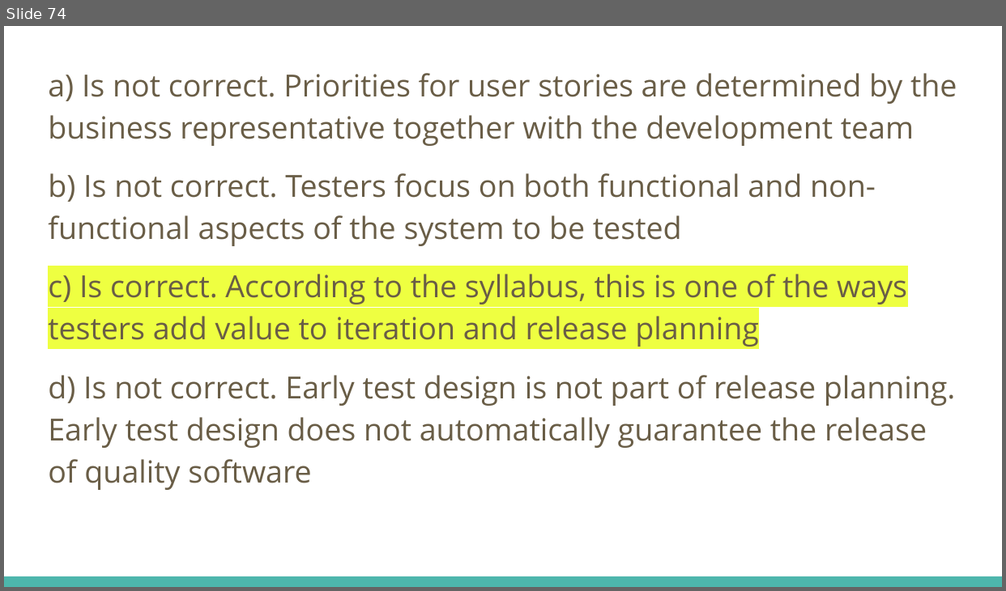
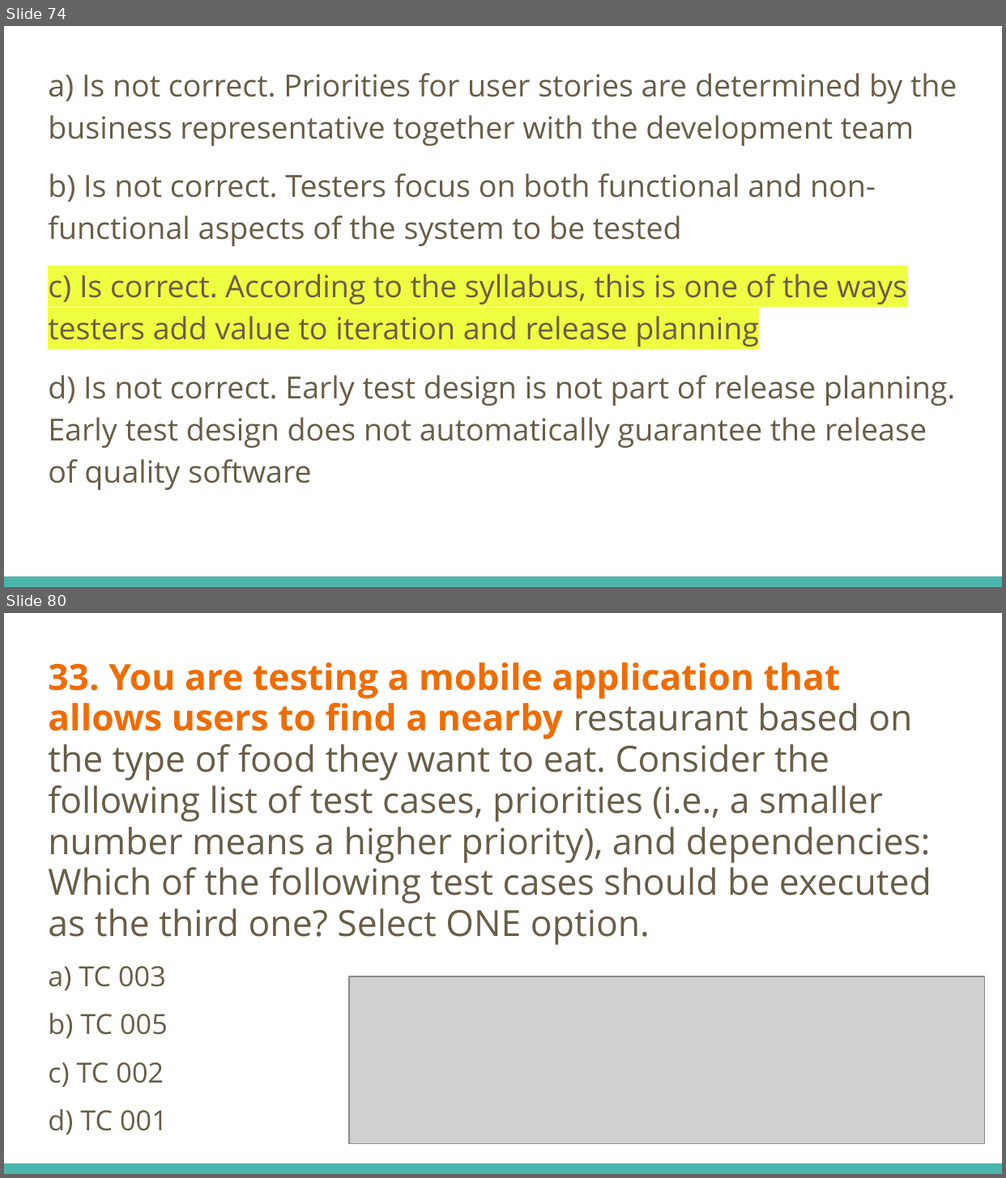
Before and after one commit to fawadmalik/istqb, a slide deck: ISTQB Foundation Level Preparation.pptx. Shown one above the other, each under a label of ours: slide 74 before the commit, slides 74 and 80 after it; the slides between them are not shown. The pictures are 1006x591 and 1006x1178 pixels, drawn with LibreOffice and Linux fonts; fonts in the diff are those of the drawing; grey boxes stand for pictures. Boxes give left, top, right and bottom in pixels: in the first picture for what was removed or moved away, otherwise in the second. Text is boxed around its words. In the diff, an @@ line names an element or a change of style, - is before the commit and + after.

```diff
--- a/ISTQB Foundation Level Preparation.pptx
+++ b/ISTQB Foundation Level Preparation.pptx
@@ slide 80 added at [4,613,1002,1174], background #FFFFFF; not listed: 1 template element that a slide beside it also shows @@
@@ text added at [48,662,931,1135], 26 pt, text #695D46 @@
+33. You are testing a mobile application that allows users to find a nearby restaurant based on the type of food they want to eat. Consider the following list of test cases, priorities (i.e., a smaller number means a higher priority), and dependencies: Which of the following test cases should be executed as the third one? Select ONE option.
+a) TC 003
+b) TC 005
+c) TC 002
+d) TC 001
@@ picture added at [349,977,985,1144] @@
```
Also in this commit, not shown: 6 other slides added.
